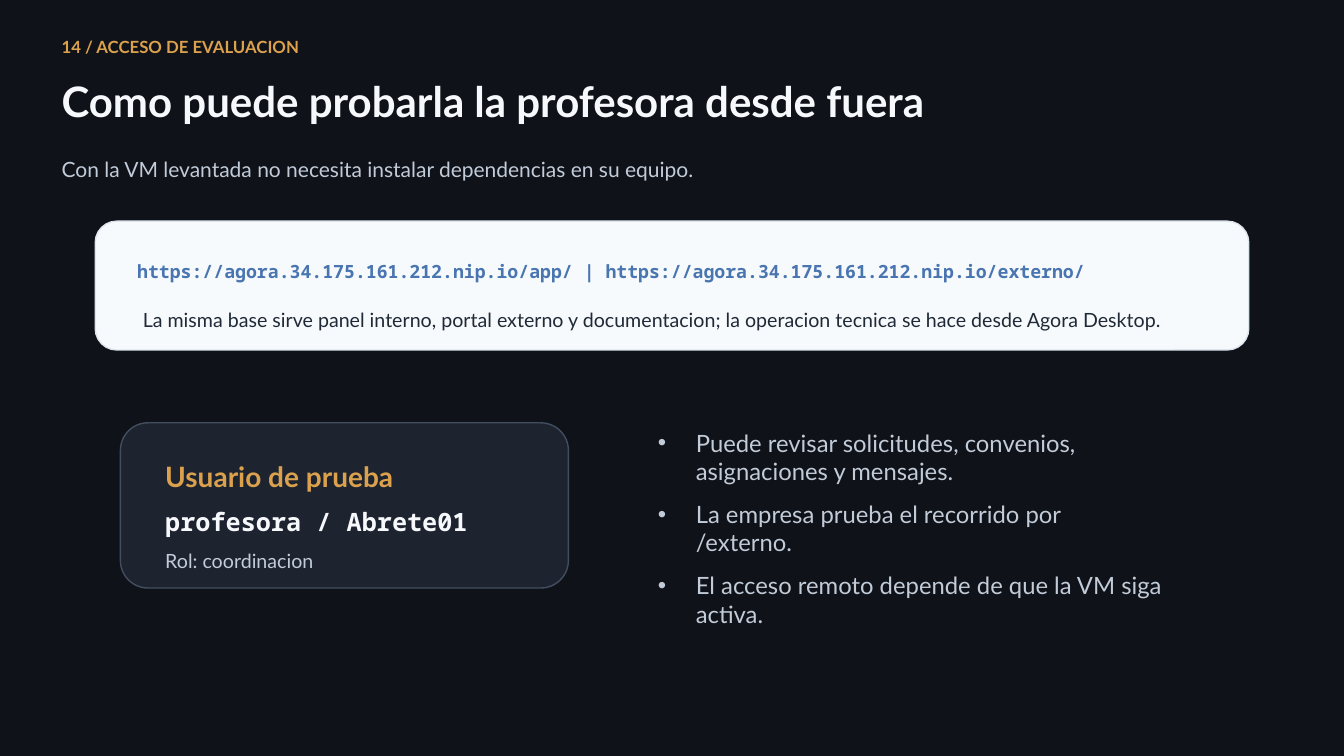
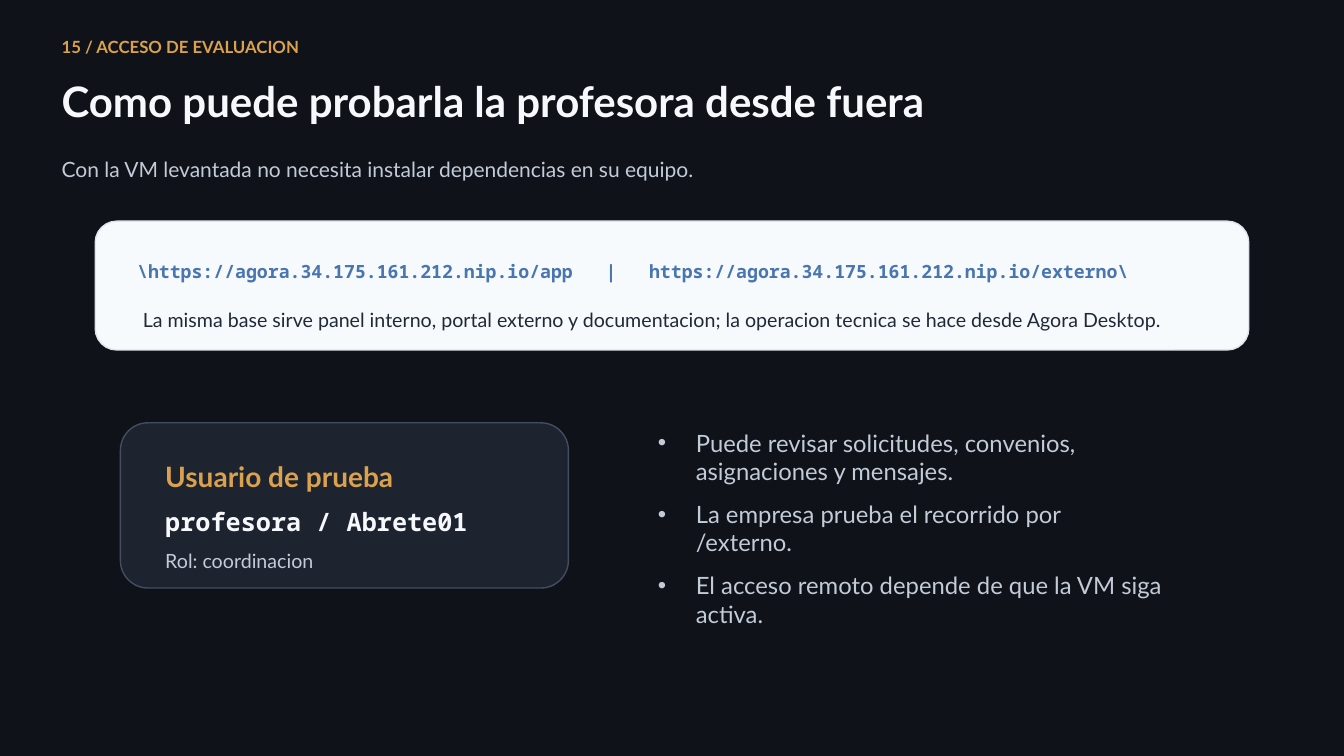
Before and after one commit to lmendez861/TFG-Agora, a slide deck: slide 16 of docs/presentacion-defensa-final.pptx (slide 15 before the commit). Drawn at 1344x756 pixels with LibreOffice and Linux fonts; fonts in the diff are those of the drawing. Boxes give left, top, right and bottom in pixels: in the first picture for what was removed or moved away, otherwise in the second. Text is boxed around its words. In the diff, an @@ line names an element or a change of style, - is before the commit and + after.

```diff
--- a/docs/presentacion-defensa-final.pptx
+++ b/docs/presentacion-defensa-final.pptx
@@ text at [62, 40, 299, 53]: text changed @@
-14 / ACCESO DE EVALUACION
+15 / ACCESO DE EVALUACION
@@ text at [137, 264, 1128, 283]: text changed @@
-https://agora.34.175.161.212.nip.io/app/ | https://agora.34.175.161.212.nip.io/externo/
+\https://agora.34.175.161.212.nip.io/app | https://agora.34.175.161.212.nip.io/externo\
```
Also in this commit, not shown: 8 other slides changed, 1 slide added, 2 other files.
